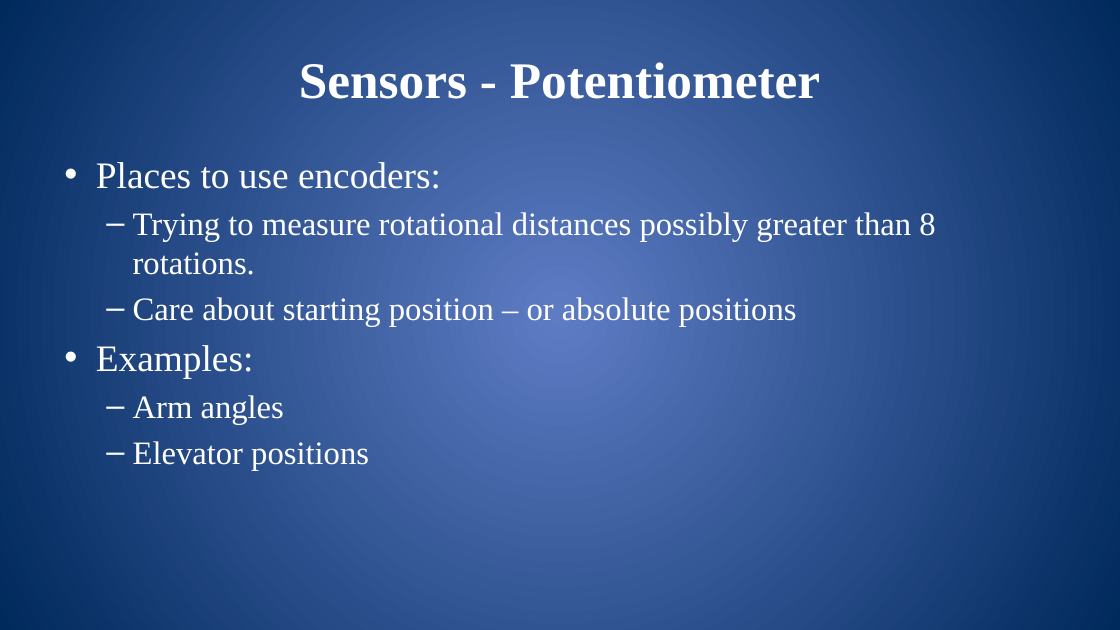
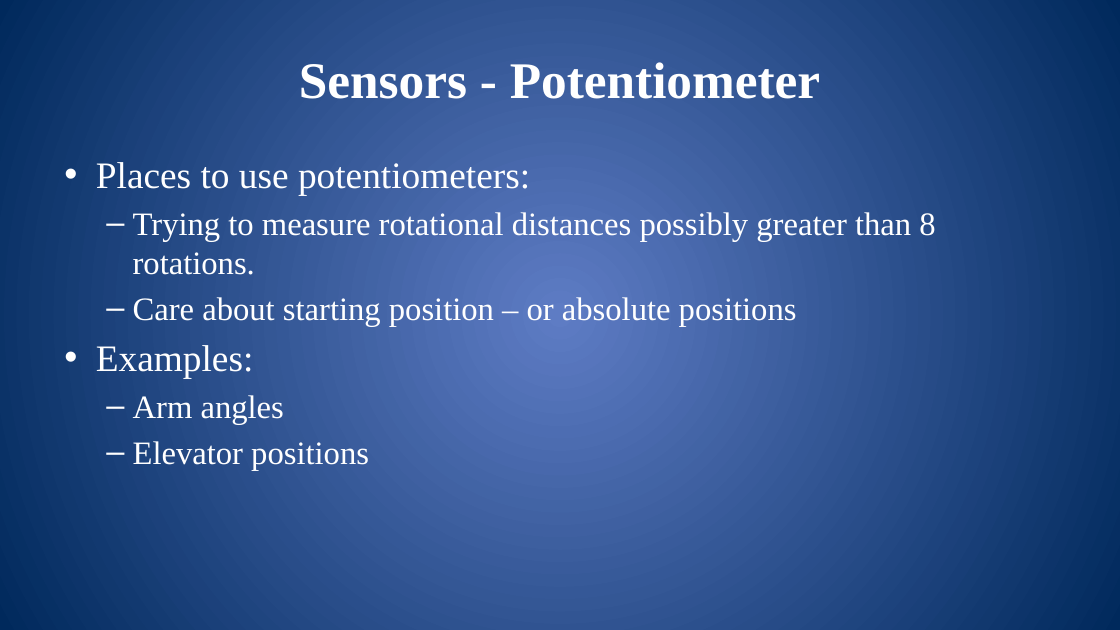
Before and after one commit to mshafer1/frc-labview-workshops, a slide deck: slide 36 of files/2019/LabVIEW_Advanced.pptx (slide 35 before the commit). Drawn at 1120x630 pixels with LibreOffice and Linux fonts; fonts in the diff are those of the drawing. Boxes give left, top, right and bottom in pixels: in the first picture for what was removed or moved away, otherwise in the second. Text is boxed around its words. In the diff, an @@ line names an element or a change of style, - is before the commit and + after.

```diff
--- a/files/2019/LabVIEW_Advanced.pptx
+++ b/files/2019/LabVIEW_Advanced.pptx
@@ text at [96, 162, 530, 195]: text changed @@
-• Places to use encoders:
+• Places to use potentiometers:
```
Also in this commit, not shown: 6 other slides changed, 1 slide added, 2 slides removed, 1 other file.
